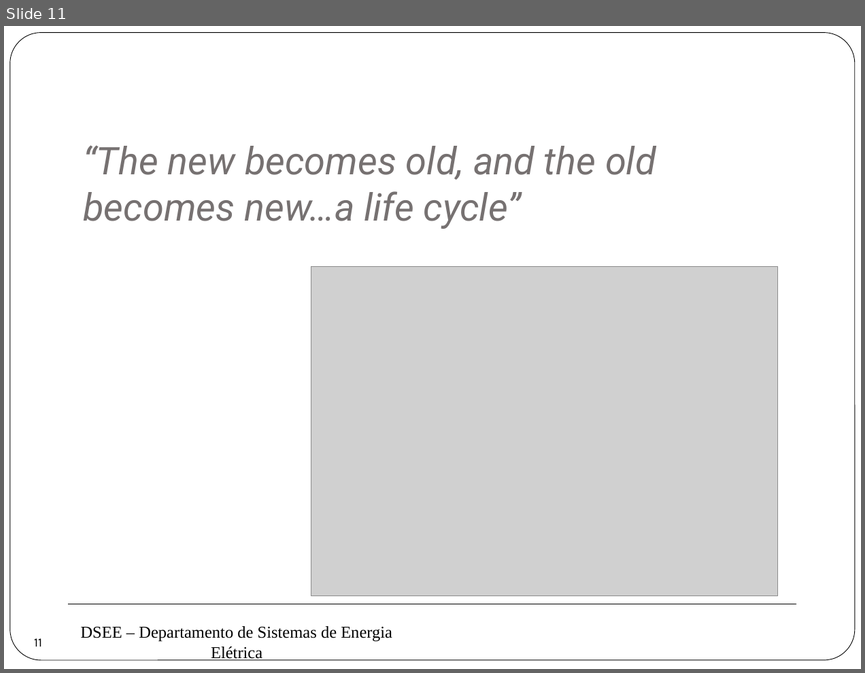
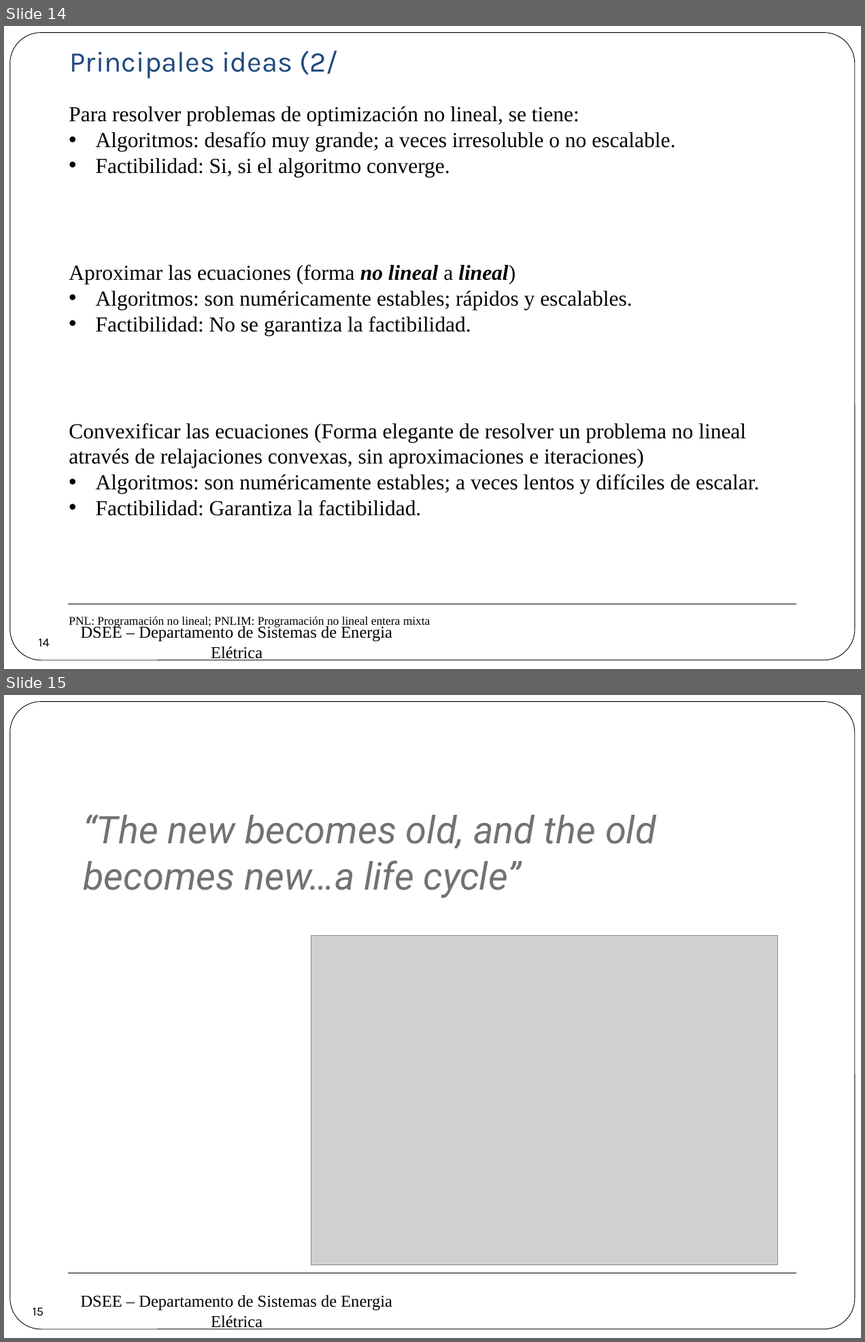
Before and after one commit to erikfilias/Power-Systems-Optimization-using-Julia-Language, a slide deck: 1. Lectures/Introducción a la Optimización aplicada a Sistemas de Energía Eléctrica/Dia 2/5. Power Flow.pptx. Shown one above the other, each under a label of ours: slide 11 before the commit, slides 14 and 15 after it. The pictures are 865x673 and 865x1342 pixels, drawn with LibreOffice and Linux fonts; fonts in the diff are those of the drawing; grey boxes stand for pictures; background and template pictures are left out. Boxes give left, top, right and bottom in pixels: in the first picture for what was removed or moved away, otherwise in the second. Text is boxed around its words. In the diff, an @@ line names an element or a change of style, - is before the commit and + after.

```diff
--- a/1. Lectures/Introducción a la Optimización aplicada a Sistemas de Energía Eléctrica/Dia 2/5. Power Flow.pptx
+++ b/1. Lectures/Introducción a la Optimización aplicada a Sistemas de Energía Eléctrica/Dia 2/5. Power Flow.pptx
@@ slide 14 added at <box>4,26,861,669</box>, background #FFFFFF; not listed: 3 template elements that a slide beside it also shows @@
@@ text added at <box>70,50,338,78</box>, 24 pt, text #1F497D @@
+Principales ideas (2/
@@ text added at <box>69,106,675,177</box>, 18 pt, text #000000 @@
+Para resolver problemas de optimización no lineal, se tiene:
+• Algoritmos: desafío muy grande; a veces irresoluble o no escalable.
+• Factibilidad: Si, si el algoritmo converge.
@@ text added at <box>69,265,632,335</box>, 18 pt, text #000000 @@
+Aproximar las ecuaciones (forma no lineal a lineal)
+• Algoritmos: son numéricamente estables; rápidos y escalables.
+• Factibilidad: No se garantiza la factibilidad.
@@ text added at <box>69,423,759,516</box>, 18 pt, text #000000 @@
+Convexificar las ecuaciones (Forma elegante de resolver un problema no lineal através de relajaciones convexas, sin aproximaciones e iteraciones)
+• Algoritmos: son numéricamente estables; a veces lentos y difíciles de escalar.
+• Factibilidad: Garantiza la factibilidad.
@@ text added at <box>69,616,430,627</box>, 10 pt, text #000000 @@
+PNL: Programación no lineal; PNLIM: Programación no lineal entera mixta
@@ page number added at <box>28,625,60,658</box>, 10.5 pt, text #000000 @@
+14
@@ what was slide 11 is now slide 15 @@
@@ page number at <box>33,1307,43,1315</box>: text changed @@
-11
+15
```
Also in this commit, not shown: 2 slides changed, 3 other slides added.
